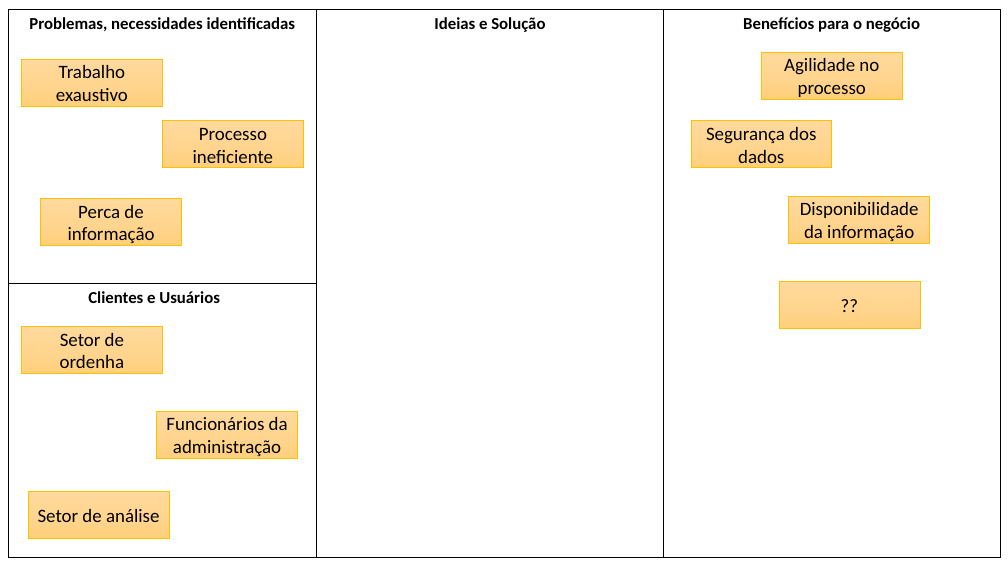
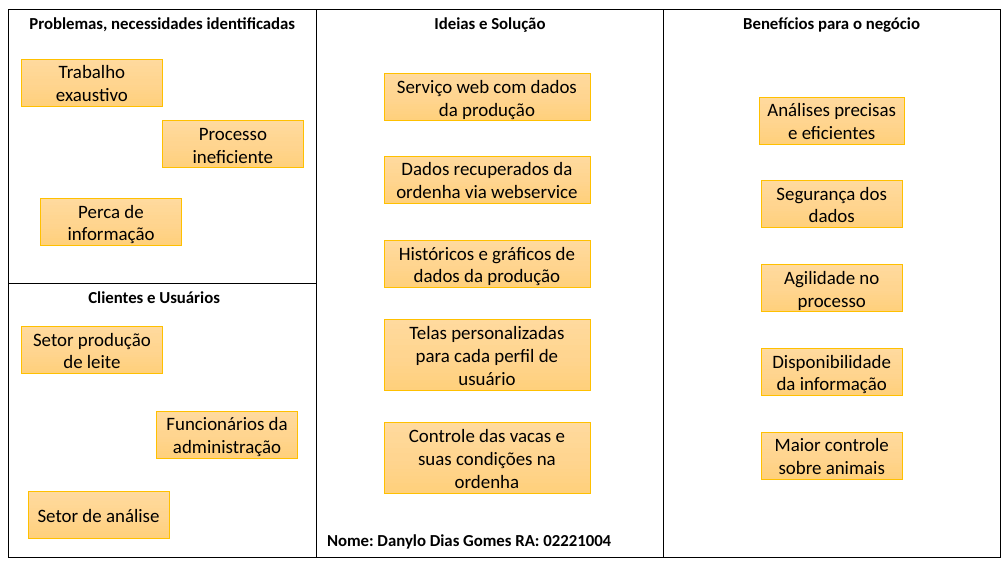
Before and after one commit to DanyloSPTech/1CCO-2Sem, a slide deck: slide 1 of Analise/LeanUX - Case Etiel.pptx. Drawn at 1008x567 pixels with LibreOffice and Linux fonts; fonts in the diff are those of the drawing. Boxes give left, top, right and bottom in pixels: in the first picture for what was removed or moved away, otherwise in the second. Text is boxed around its words. In the diff, an @@ line names an element or a change of style, - is before the commit and + after.

```diff
--- a/Analise/LeanUX - Case Etiel.pptx
+++ b/Analise/LeanUX - Case Etiel.pptx
@@ rectangle added at (384,73,590,120), fill gradient #FFDB9E to #FFD590 to #FFD07C, outline #FFC000 0.5 pt, 18 pt, text #000000 @@
+Serviço web com dados da produção
@@ rectangle added at (760,97,904,144), fill gradient #FFDB9E to #FFD590 to #FFD07C, outline #FFC000 0.5 pt, 18 pt, text #000000 @@
+Análises precisas e eficientes
@@ rectangle added at (384,156,590,203), fill gradient #FFDB9E to #FFD590 to #FFD07C, outline #FFC000 0.5 pt, 18 pt, text #000000 @@
+Dados recuperados da ordenha via webservice
@@ rectangle "Segurança dos dados": place and size @@
-rectangle "Segurança dos dados" at (691,121,832,168)
+rectangle "Segurança dos dados" at (761,181,902,228)
@@ rectangle added at (384,240,590,287), fill gradient #FFDB9E to #FFD590 to #FFD07C, outline #FFC000 0.5 pt, 18 pt, text #000000 @@
+Históricos e gráficos de dados da produção
@@ rectangle "Agilidade no processo": place and size @@
-rectangle "Agilidade no processo" at (761,52,902,99)
+rectangle "Agilidade no processo" at (761,265,902,312)
@@ rectangle removed at (779,281,920,328) @@
-??
@@ rectangle added at (384,319,590,391), fill gradient #FFDB9E to #FFD590 to #FFD07C, outline #FFC000 0.5 pt, 18 pt, text #000000 @@
+Telas personalizadas para cada perfil de usuário
@@ text in rectangle at (33,333,151,374): text changed @@
-Setor de ordenha
+Setor produção de leite
@@ rectangle "Disponibilidade da informação": place and size @@
-rectangle "Disponibilidade da informação" at (789,196,929,243)
+rectangle "Disponibilidade da informação" at (761,349,902,395)
@@ rectangle added at (384,422,590,493), fill gradient #FFDB9E to #FFD590 to #FFD07C, outline #FFC000 0.5 pt, 18 pt, text #000000 @@
+Controle das vacas e suas condições na ordenha
@@ rectangle added at (761,433,902,479), fill gradient #FFDB9E to #FFD590 to #FFD07C, outline #FFC000 0.5 pt, 18 pt, text #000000 @@
+Maior controle sobre animais
@@ text added at (327,534,611,549), 16 pt, text #000000, bold @@
+Nome: Danylo Dias Gomes RA: 02221004
```
Also in this commit, not shown: 10 other files.
